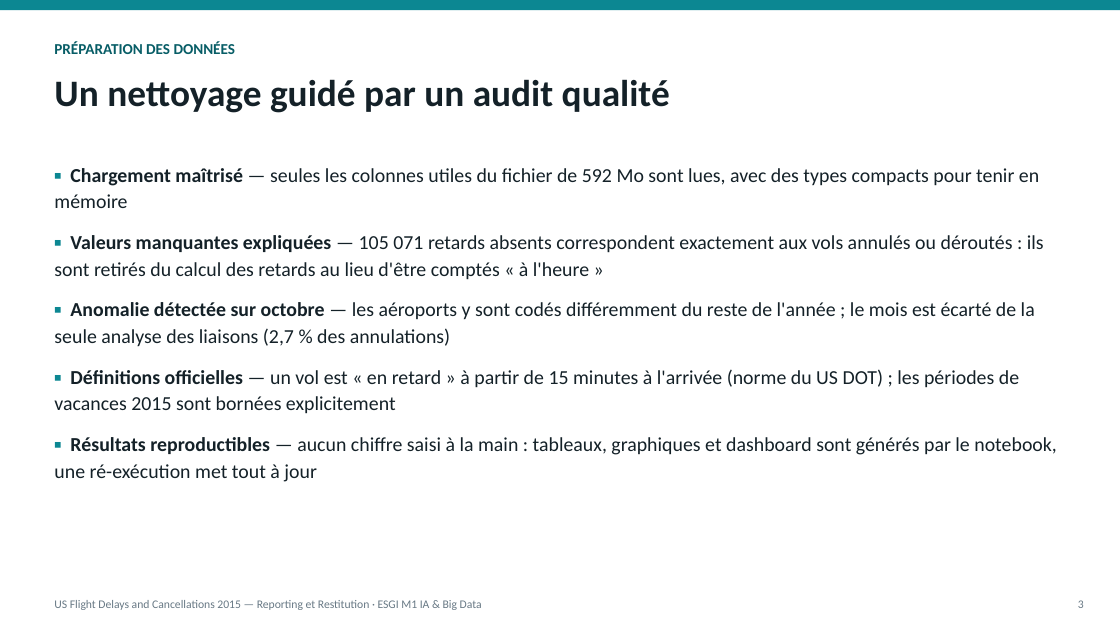
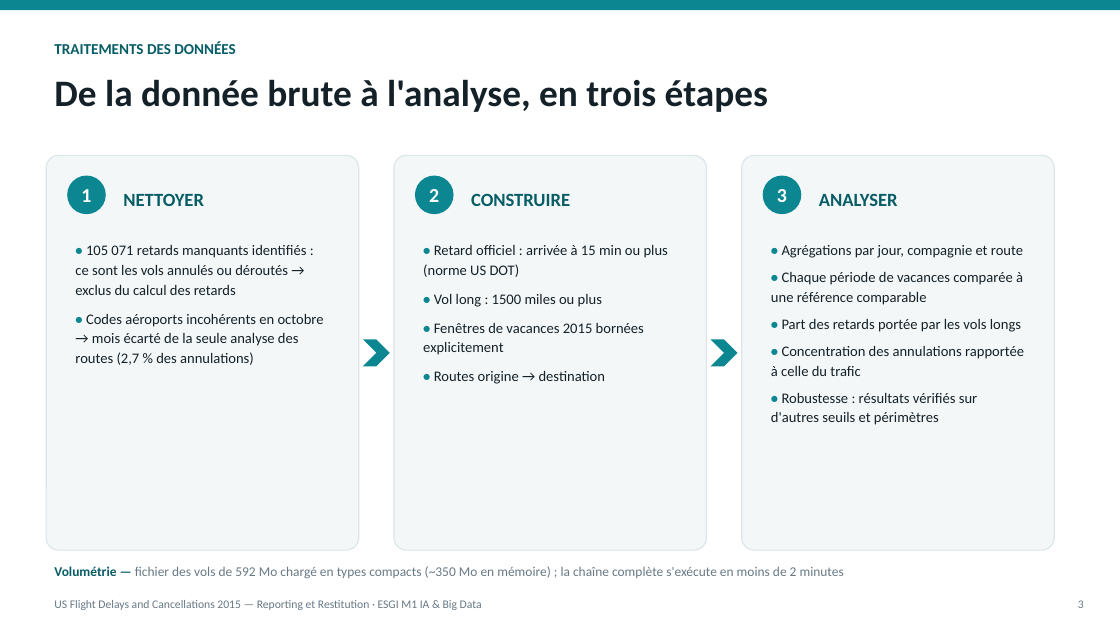
Before and after one commit to prodyge94/restitution, a slide deck: slide 3 of rendu_presentation_v2.pptx. Drawn at 1120x630 pixels with LibreOffice and Linux fonts; fonts in the diff are those of the drawing. Boxes give left, top, right and bottom in pixels: in the first picture for what was removed or moved away, otherwise in the second. Text is boxed around its words. In the diff, an @@ line names an element or a change of style, - is before the commit and + after.

```diff
--- a/rendu_presentation_v2.pptx
+++ b/rendu_presentation_v2.pptx
@@ text at (54, 41, 235, 54): text changed @@
-PRÉPARATION DES DONNÉES
+TRAITEMENTS DES DONNÉES
@@ text at (54, 79, 768, 112): text changed @@
-Un nettoyage guidé par un audit qualité
+De la donnée brute à l'analyse, en trois étapes
@@ rounded rectangle added at (46, 155, 359, 550), fill #F4F7F8, outline #DCE5E8 1 pt @@
@@ text removed at (54, 168, 1057, 482) @@
-▪ Chargement maîtrisé — seules les colonnes utiles du fichier de 592 Mo sont lues, avec des types compacts pour tenir en mémoire
-▪ Valeurs manquantes expliquées — 105 071 retards absents correspondent exactement aux vols annulés ou déroutés : ils sont retirés du calcul des retards au lieu d'être comptés « à l'heure »
-▪ Anomalie détectée sur octobre — les aéroports y sont codés différemment du reste de l'année ; le mois est écarté de la seule analyse des liaisons (2,7 % des annulations)
-▪ Définitions officielles — un vol est « en retard » à partir de 15 minutes à l'arrivée (norme du US DOT) ; les périodes de vacances 2015 sont bornées explicitement
-▪ Résultats reproductibles — aucun chiffre saisi à la main : tableaux, graphiques et dashboard sont générés par le notebook, une ré-exécution met tout à jour
@@ ellipse added at (67, 176, 106, 214), fill #0C8792, 17 pt, text #FFFFFF, bold @@
+1
@@ rounded rectangle added at (394, 155, 707, 550), fill #F4F7F8, outline #DCE5E8 1 pt @@
@@ ellipse added at (415, 176, 454, 214), fill #0C8792, 17 pt, text #FFFFFF, bold @@
+2
@@ rounded rectangle added at (742, 155, 1054, 550), fill #F4F7F8, outline #DCE5E8 1 pt @@
@@ ellipse added at (763, 176, 802, 214), fill #0C8792, 17 pt, text #FFFFFF, bold @@
+3
@@ text added at (123, 193, 204, 206), 16 pt, text #075D66, bold @@
+NETTOYER
@@ text added at (471, 193, 570, 206), 16 pt, text #075D66, bold @@
+CONSTRUIRE
@@ text added at (819, 193, 898, 206), 16 pt, text #075D66, bold @@
+ANALYSER
@@ text added at (75, 245, 324, 365), 12.5 pt, text #142128 @@
+• 105 071 retards manquants identifiés : ce sont les vols annulés ou déroutés → exclus du calcul des retards
+• Codes aéroports incohérents en octobre → mois écarté de la seule analyse des routes (2,7 % des annulations)
@@ text added at (423, 245, 668, 384), 12.5 pt, text #142128 @@
+• Retard officiel : arrivée à 15 min ou plus (norme US DOT)
+• Vol long : 1500 miles ou plus
+• Fenêtres de vacances 2015 bornées explicitement
+• Routes origine → destination
@@ text added at (771, 245, 1024, 425), 12.5 pt, text #142128 @@
+• Agrégations par jour, compagnie et route
+• Chaque période de vacances comparée à une référence comparable
+• Part des retards portée par les vols longs
+• Concentration des annulations rapportée à celle du trafic
+• Robustesse : résultats vérifiés sur d'autres seuils et périmètres
@@ chevron added at (363, 339, 390, 366), fill #0C8792 @@
@@ chevron added at (711, 339, 738, 366), fill #0C8792 @@
@@ text added at (54, 566, 844, 578), 11.5 pt, text #687985 @@
+Volumétrie — fichier des vols de 592 Mo chargé en types compacts (~350 Mo en mémoire) ; la chaîne complète s'exécute en moins de 2 minutes
```
Also in this commit, not shown: 1 other slide changed, 5 other files.
